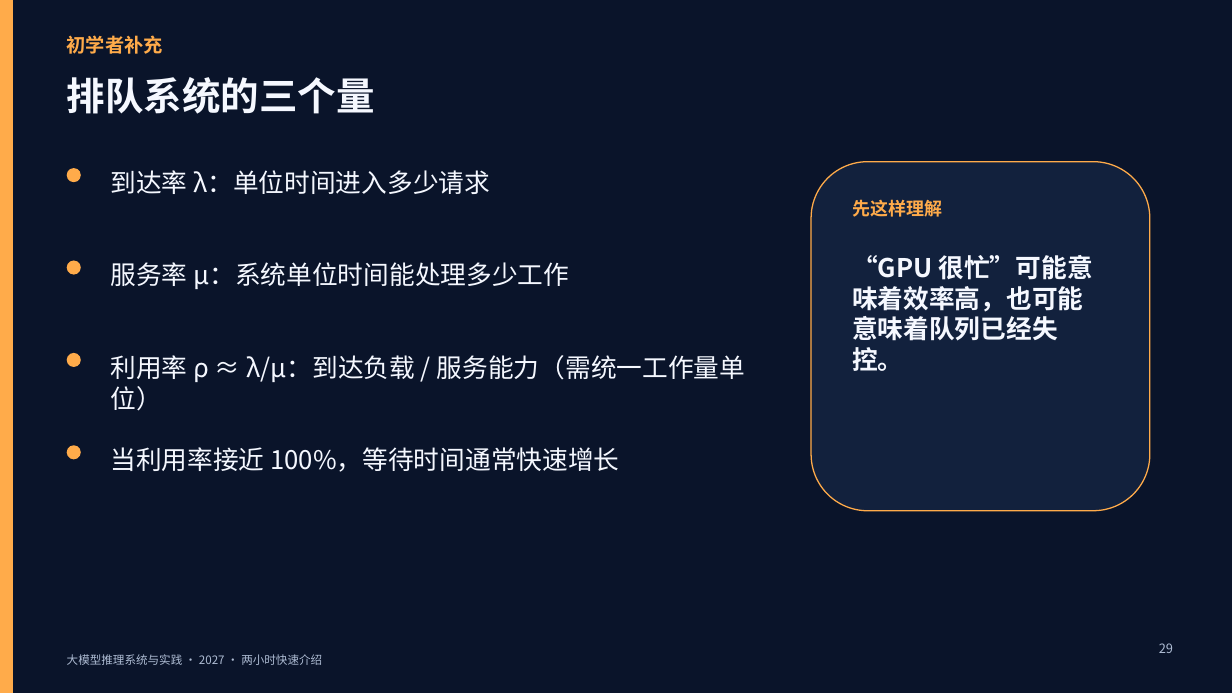
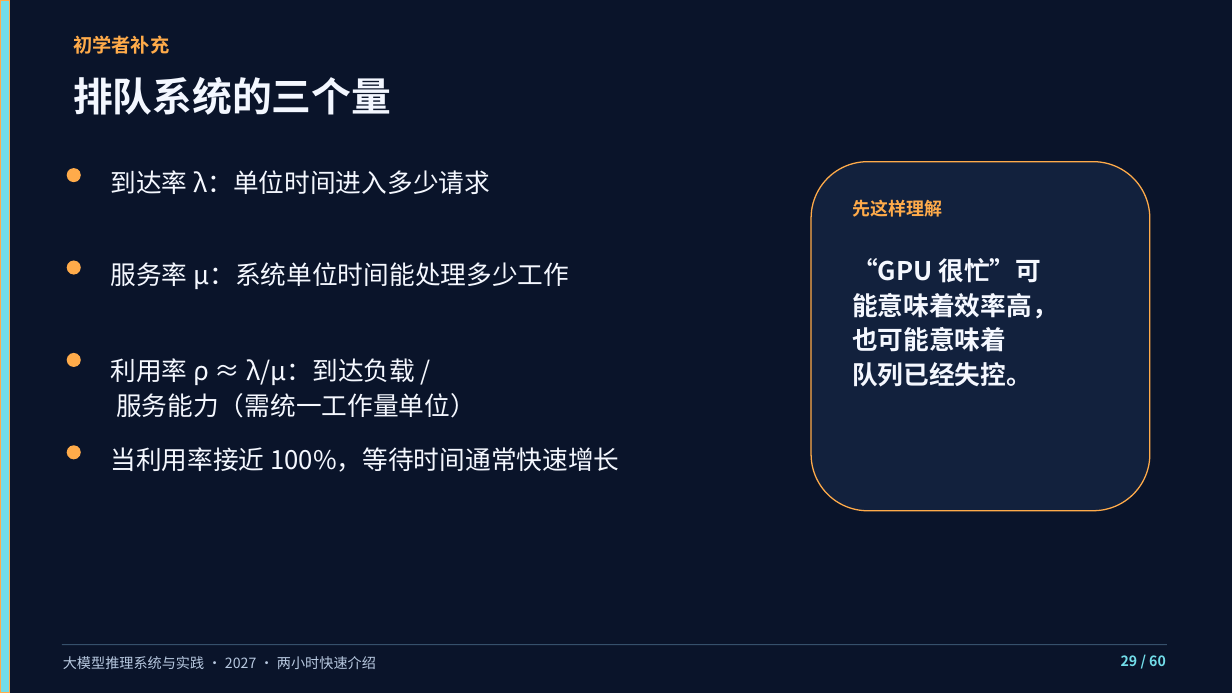
Before and after one commit to vLLM-HUST/intro-to-llm-inference-engines, a slide deck: slide 29 of build/slides/2027/course-overview/LLM推理系统_两小时快速介绍.pptx. Drawn at 1232x693 pixels with LibreOffice and Linux fonts; fonts in the diff are those of the drawing. Boxes give left, top, right and bottom in pixels: in the first picture for what was removed or moved away, otherwise in the second. Text is boxed around its words. In the diff, an @@ line names an element or a change of style, - is before the commit and + after.

Commit message:
Refine the projection layout across all ten course decks

```diff
--- a/build/slides/2027/course-overview/LLM推理系统_两小时快速介绍.pptx
+++ b/build/slides/2027/course-overview/LLM推理系统_两小时快速介绍.pptx
@@ rectangle resized from (x1=0, y1=0, x2=13, y2=693) to (x1=0, y1=0, x2=9, y2=693) @@
@@ rectangle at (x1=0, y1=0, x2=9, y2=693): fill #FFAB4A to #72DDE9 @@
@@ text "初学者补充" moved from (x1=67, y1=35, x2=163, y2=54) to (x1=73, y1=35, x2=169, y2=54) @@
@@ text "排队系统的三个量" at (x1=73, y1=77, x2=391, y2=115): size 30 to 31 pt, text colour #F5F8FF to #F3F7FF @@
@@ text at (x1=852, y1=258, x2=1058, y2=387): text changed @@
-“GPU 很忙”可能意味着效率高，也可能意味着队列已经失控。
+“GPU 很忙”可
+能意味着效率高，
+也可能意味着
+队列已经失控。
@@ text "利用率 ρ ≈ λ/μ：到达负载 / ..." at (x1=110, y1=358, x2=476, y2=418): line spacing 1 to 1.12 @@
@@ rectangle added at (x1=62, y1=644, x2=1167, y2=645), fill #36506B @@
@@ text "大模型推理系统与实践 · 2027 · 两小时快速介绍" at (x1=63, y1=656, x2=376, y2=669): size 9 to 11 pt, text colour #AEBCD3 to #B8C9E0; line spacing 1 to 1.1 @@
@@ rectangle removed at (x1=1119, y1=637, x2=1183, y2=670) @@
@@ text at (x1=1121, y1=655, x2=1166, y2=666): text changed; size 10 to 11 pt; text colour #AEBCD3 to #72DDE9; bold on @@
-29
+29 / 60
```
Also in this commit, not shown: 59 other slides changed, 9 other files.
